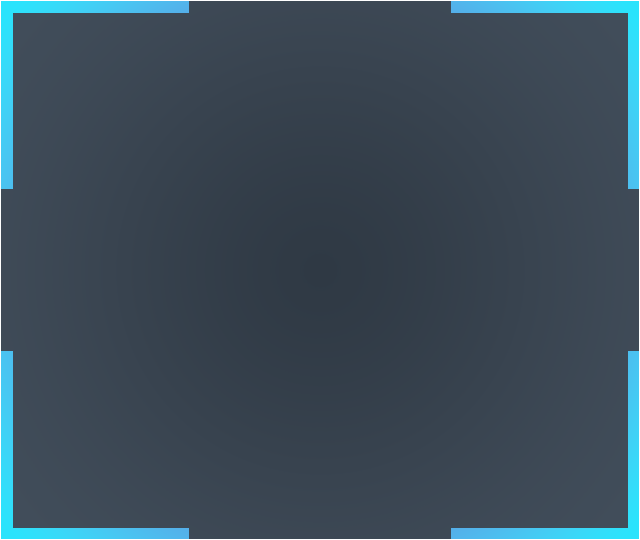
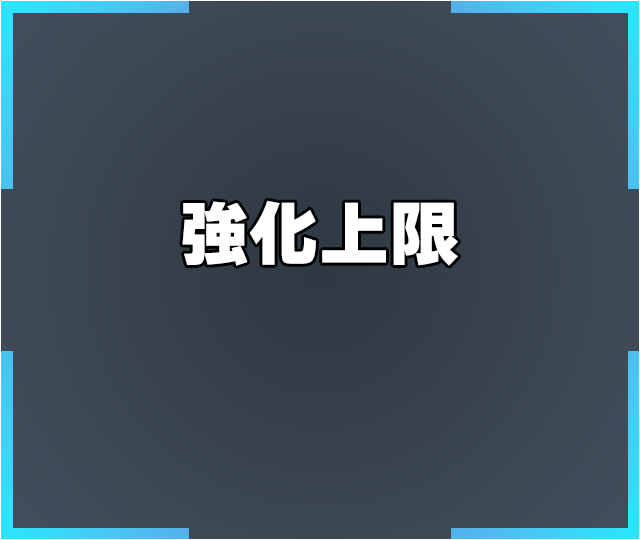
Layer changes from the first 640x540 image to the second:
added group "売り切れ" with 1 layers above "経験値ボーナス" over left=182, top=200, right=458, bottom=266
added layer "強化上限" in group "売り切れ" over left=182, top=200, right=458, bottom=266
